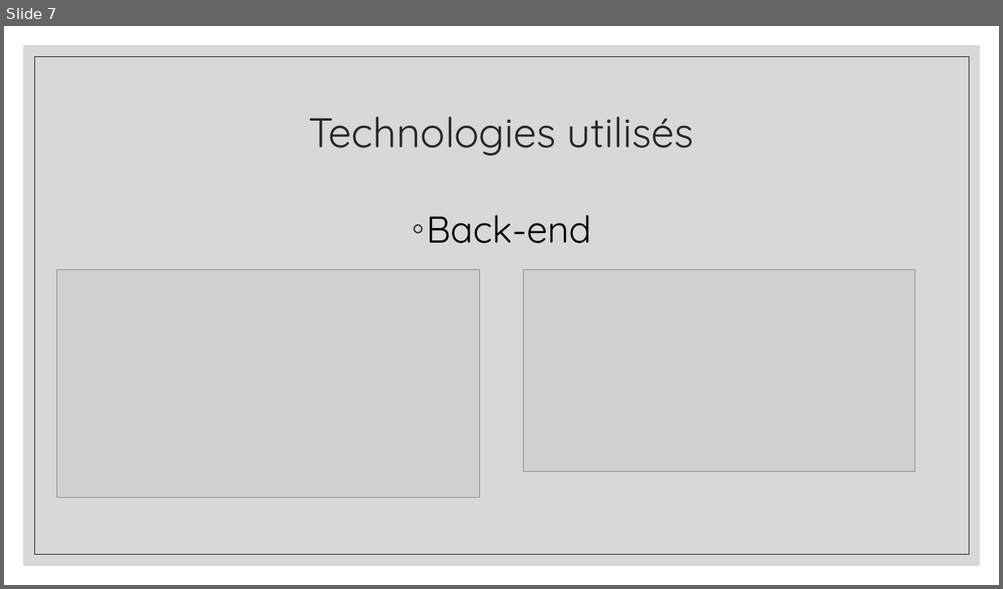
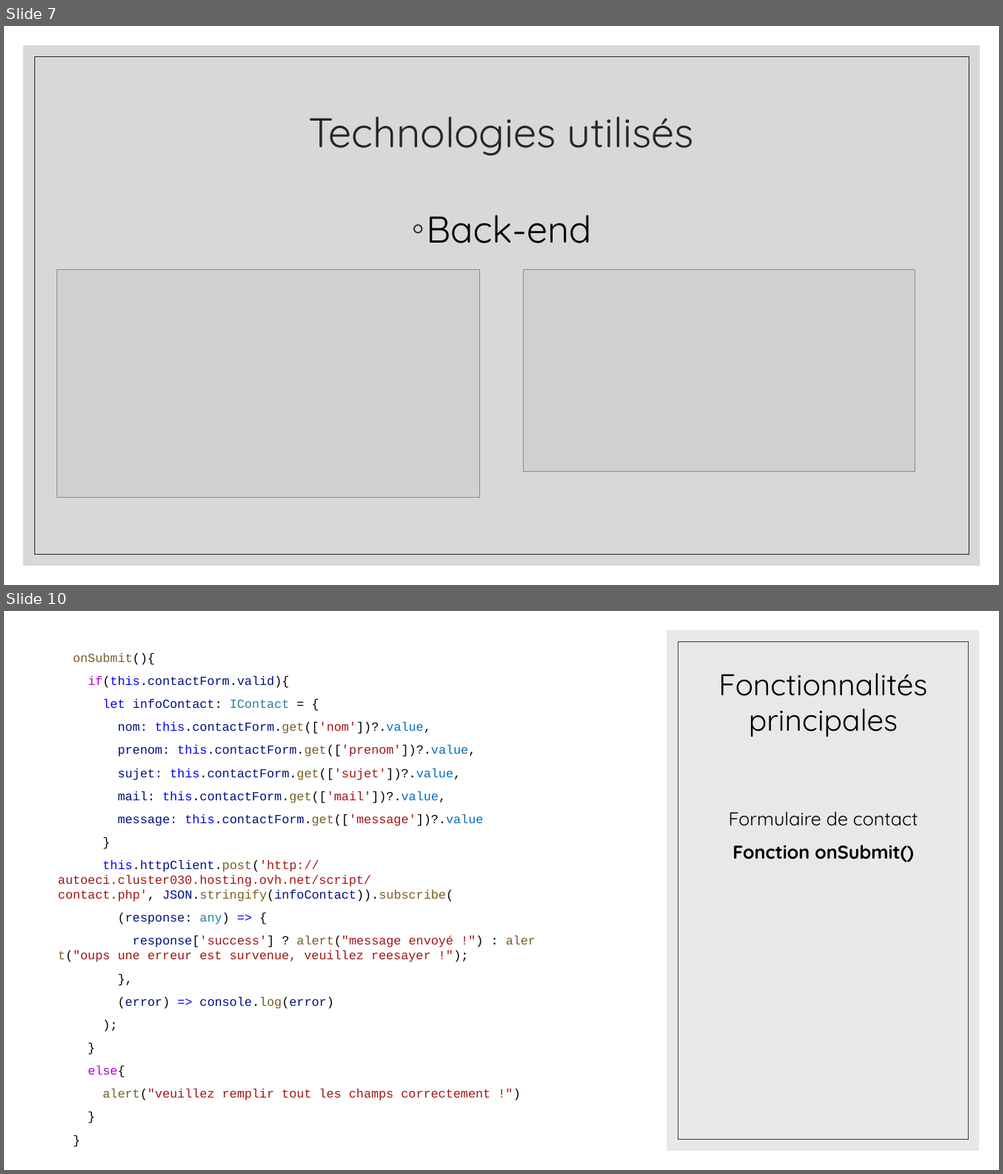
Before and after one commit to reyvaxreecded/Doc-Exam, a slide deck: Diapo.odp. Shown one above the other, each under a label of ours: slide 7 before the commit, slides 7 and 10 after it; the slides between them are not shown. The pictures are 1003x589 and 1003x1174 pixels, drawn with LibreOffice and Linux fonts; fonts in the diff are those of the drawing; grey boxes stand for pictures. Boxes give left, top, right and bottom in pixels: in the first picture for what was removed or moved away, otherwise in the second. Text is boxed around its words. In the diff, an @@ line names an element or a change of style, - is before the commit and + after.

```diff
--- a/Diapo.odp
+++ b/Diapo.odp
@@ slide 10 added at [4,611,999,1170], background #FFFFFF @@
@@ freeform shape added at [666,630,979,1151], fill #D9D9D9 at 60% opacity @@
@@ text added at [58,653,490,1101], 12 pt, text #A31515 @@
+onSubmit(){
+if(this.contactForm.valid){
+let infoContact: IContact = {
+nom: this.contactForm.get(['nom'])?.value,
+prenom: this.contactForm.get(['prenom'])?.value,
+sujet: this.contactForm.get(['sujet'])?.value,
+mail: this.contactForm.get(['mail'])?.value,
+message: this.contactForm.get(['message'])?.value
+}
+this.httpClient.post('http://autoeci.cluster030.hosting.ovh.net/script/contact.php', JSON.stringify(infoContact)).subscribe(
+(response: any) => {
+response['success'] ? alert("message envoyé !") : alert("oups une erreur est survenue, veuillez reesayer !");
+},
+(error) => console.log(error)
+);
+}
+else{
+alert("veuillez remplir tout les champs correctement !")
+}
+}
@@ freeform shape added at [677,641,968,1140], outline #404040 0.51 pt @@
@@ title added at [718,673,927,737], 29 pt, text #000000 @@
+Fonctionnalités principales
@@ text added at [728,812,918,863], 18 pt, text #000000 @@
+Formulaire de contact
+Fonction onSubmit()
```
Also in this commit, not shown: 12 slides changed, 8 other slides added, 4 slides removed.
